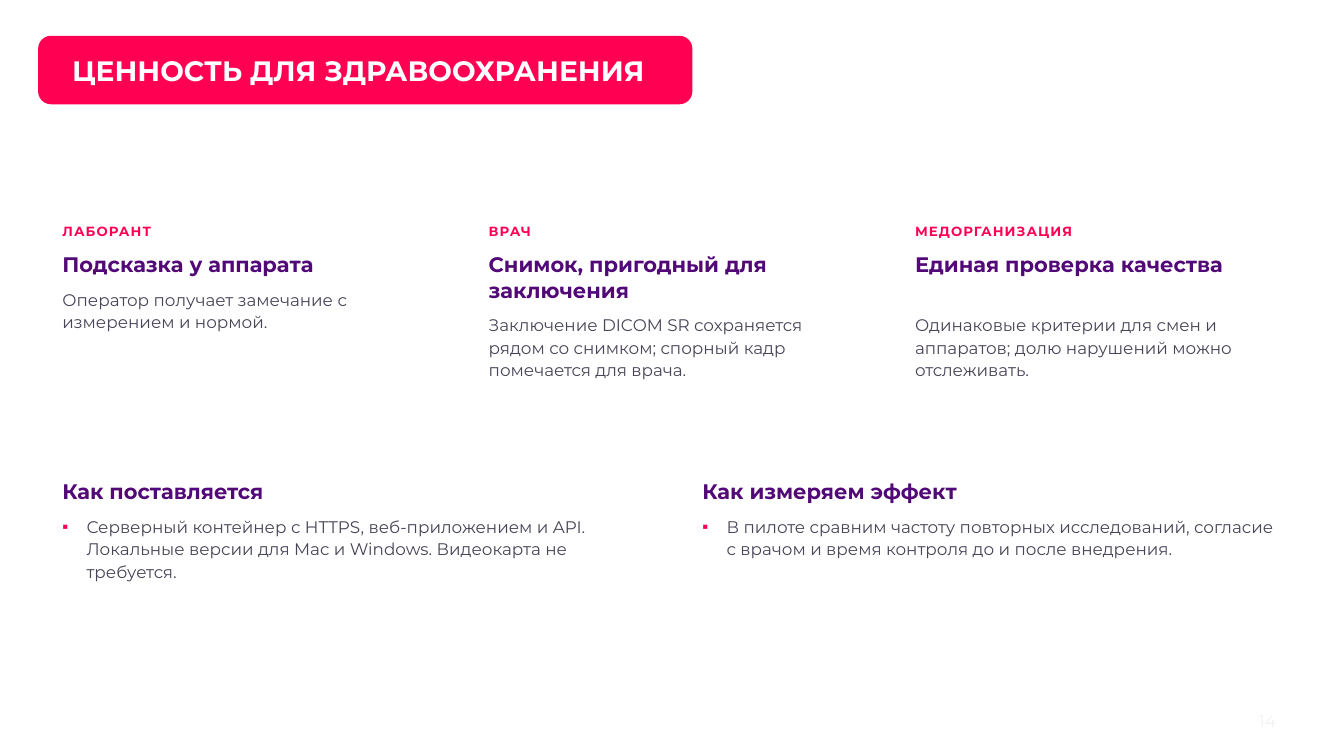
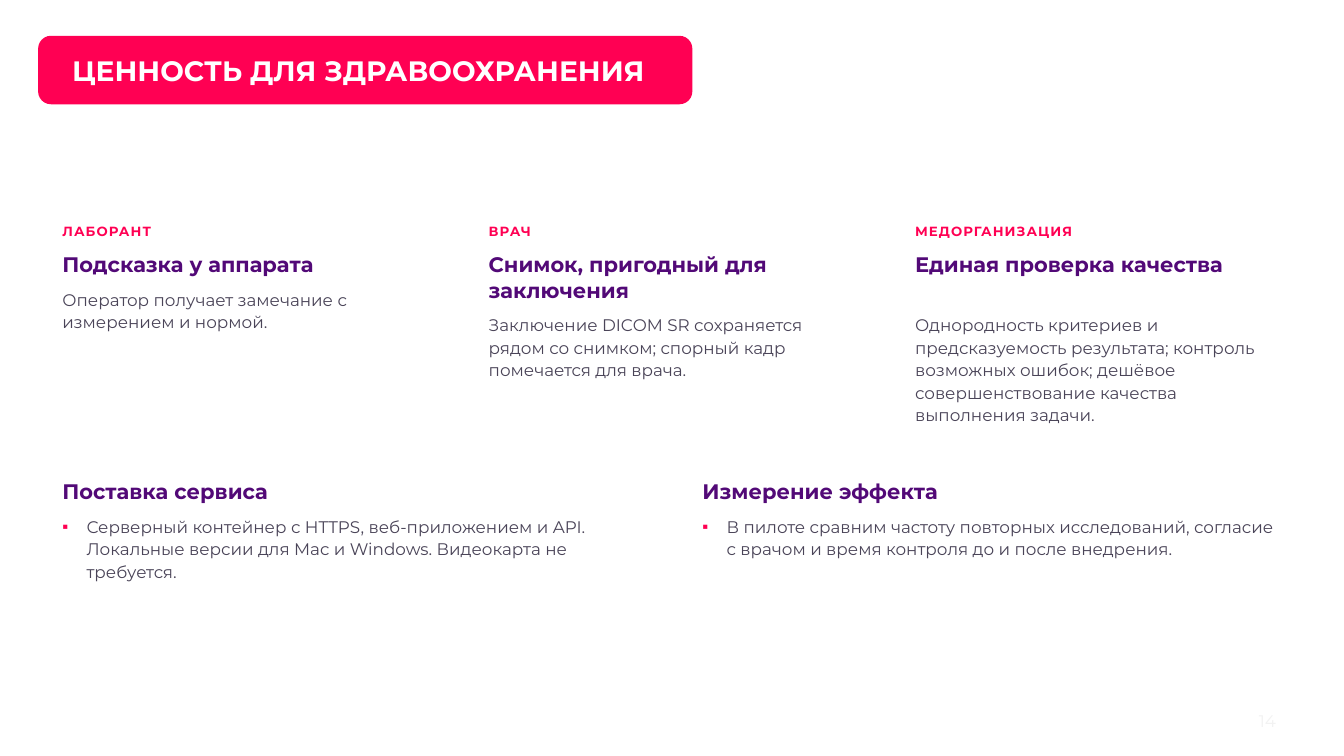
Before and after one commit to theorcos239/LCT_2026, a slide deck: slide 14 of docs/pitch/239.Hack_DXA_QC_полная_версия.pptx. Drawn at 1344x756 pixels with LibreOffice and Linux fonts; fonts in the diff are those of the drawing; background and template pictures are left out. Boxes give left, top, right and bottom in pixels: in the first picture for what was removed or moved away, otherwise in the second. Text is boxed around its words. In the diff, an @@ line names an element or a change of style, - is before the commit and + after.

```diff
--- a/docs/pitch/239.Hack_DXA_QC_полная_версия.pptx
+++ b/docs/pitch/239.Hack_DXA_QC_полная_версия.pptx
@@ text at box(915, 319, 1255, 423): text changed @@
-Одинаковые критерии для смен и аппаратов; долю нарушений можно отслеживать.
+Однородность критериев и предсказуемость результата; контроль возможных ошибок; дешёвое совершенствование качества выполнения задачи.
@@ text at box(62, 484, 267, 503): text changed @@
-Как поставляется
+Поставка сервиса
@@ text at box(702, 483, 938, 503): text changed @@
-Как измеряем эффект
+Измерение эффекта
```
Also in this commit, not shown: 15 other slides changed, 1 other file.
